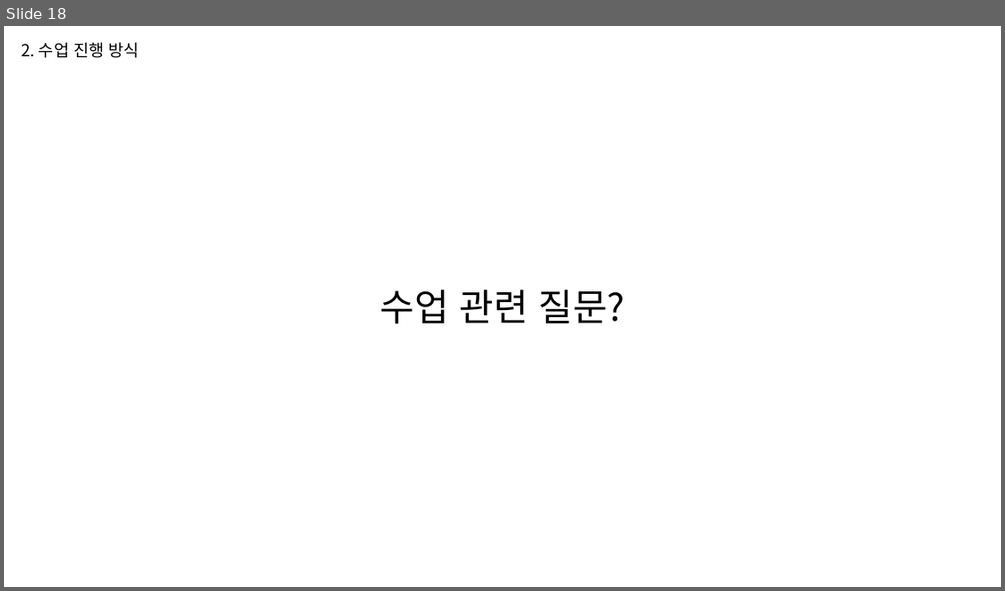
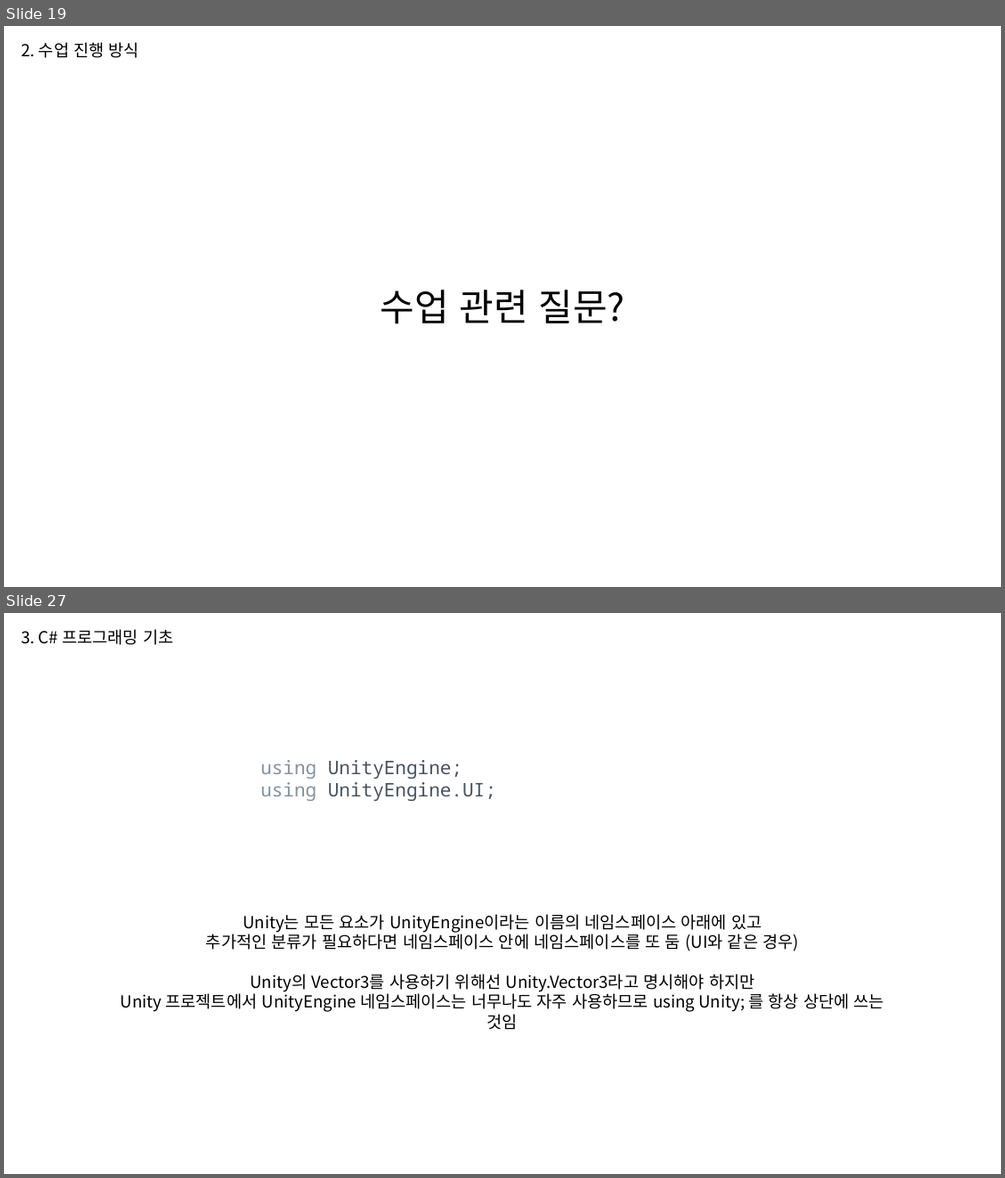
Before and after one commit to WooLyung/2023-Unity-CSharp, a slide deck: 1. C# 기초.pptx. Shown one above the other, each under a label of ours: slide 18 before the commit, slides 19 and 27 after it; the slides between them are not shown. The pictures are 1005x591 and 1005x1178 pixels, drawn with LibreOffice and Linux fonts; fonts in the diff are those of the drawing. Boxes give left, top, right and bottom in pixels: in the first picture for what was removed or moved away, otherwise in the second. Text is boxed around its words. In the diff, an @@ line names an element or a change of style, - is before the commit and + after.

```diff
--- a/1. C# 기초.pptx
+++ b/1. C# 기초.pptx
@@ slide 27 added at (x1=4, y1=613, x2=1001, y2=1174), background #FFFFFF @@
@@ text added at (x1=21, y1=629, x2=173, y2=645), 16 pt, text #000000 @@
+3. C# 프로그래밍 기초
@@ text added at (x1=260, y1=760, x2=496, y2=801), 18 pt, text #465360 @@
+using UnityEngine;
+using UnityEngine.UI;
@@ text added at (x1=121, y1=914, x2=884, y2=1030), 16 pt, text #000000 @@
+Unity는 모든 요소가 UnityEngine이라는 이름의 네임스페이스 아래에 있고
+추가적인 분류가 필요하다면 네임스페이스 안에 네임스페이스를 또 둠 (UI와 같은 경우)
+Unity의 Vector3를 사용하기 위해선 Unity.Vector3라고 명시해야 하지만
+Unity 프로젝트에서 UnityEngine 네임스페이스는 너무나도 자주 사용하므로 using Unity; 를 항상 상단에 쓰는 것임
@@ what was slide 18 is now slide 19 @@
```
Also in this commit, not shown: 10 slides changed, 7 other slides added.
